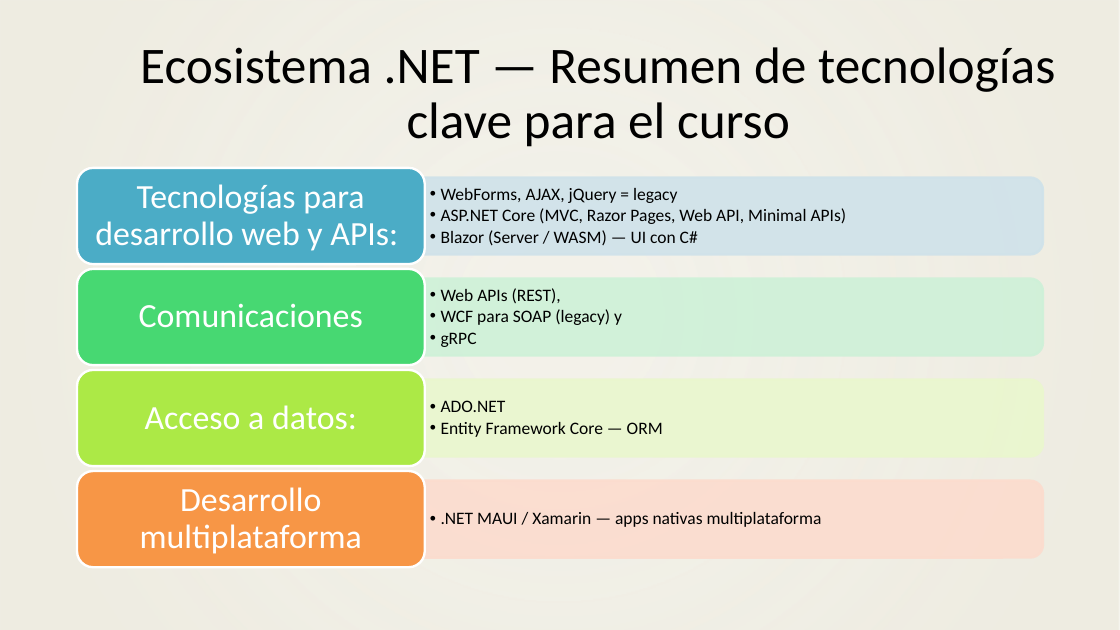
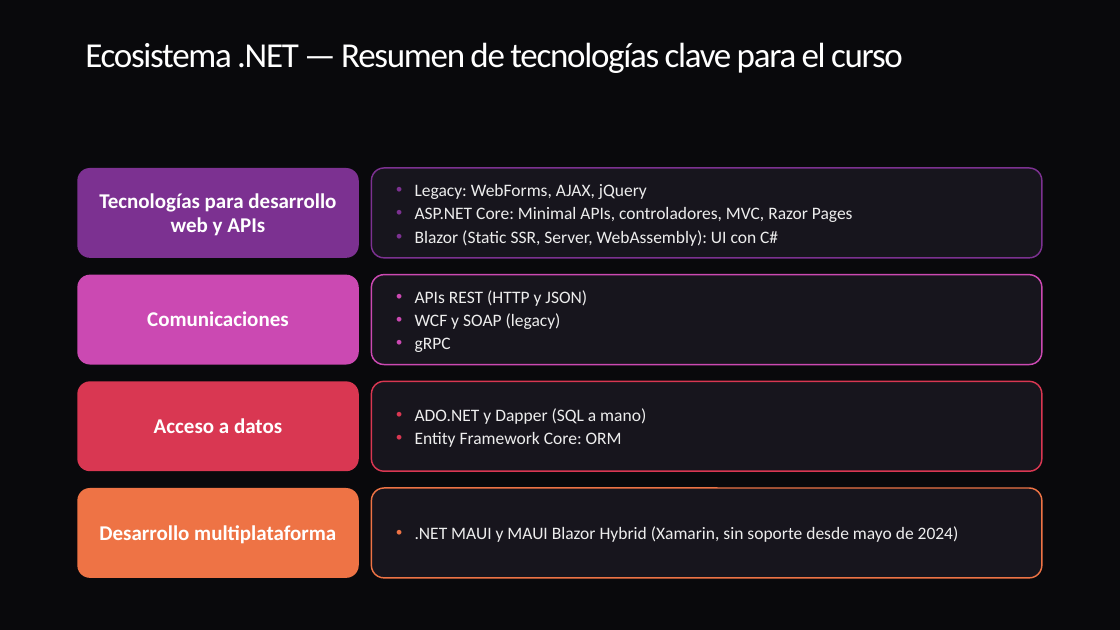
Before and after one commit to ybenzina/formacion-dotnet-junior, a slide deck: slide 9 of docs/masterclasses/masterclass-dotnet-technologies.pptx (slide 8 before the commit). Drawn at 1120x630 pixels with LibreOffice and Linux fonts; fonts in the diff are those of the drawing; background and template pictures are left out. Boxes give left, top, right and bottom in pixels: in the first picture for what was removed or moved away, otherwise in the second. Text is boxed around its words. In the diff, an @@ line names an element or a change of style, - is before the commit and + after.

```diff
--- a/docs/masterclasses/masterclass-dotnet-technologies.pptx
+++ b/docs/masterclasses/masterclass-dotnet-technologies.pptx
@@ background picture (left out) to #09090C @@
@@ rectangle removed at box(0, 0, 1120, 630) @@
@@ title "Ecosistema .NET — Resumen de ..." at box(85, 42, 903, 73): size 44 to 30 pt, text colour #000000 to #FFFFFF, letter spacing 0 to -1.1 pt; alignment centre to left; vertical alignment middle to top @@
@@ rounded rectangle "Tecnologías para desarrollo web y ...": place and size @@
-rounded rectangle "Tecnologías para desarrollo web y ..." at box(95, 184, 398, 251)
+rounded rectangle "Tecnologías para desarrollo web y ..." at box(77, 168, 359, 258)
@@ rounded rectangle "Tecnologías para desarrollo web y ..." at box(77, 168, 359, 258): fill none to #7C3191 @@
@@ rounded rectangle "Legacy: WebForms, AJAX, jQuery": place and size @@
-rounded rectangle "Legacy: WebForms, AJAX, jQuery" at box(441, 188, 847, 246)
+rounded rectangle "Legacy: WebForms, AJAX, jQuery" at box(371, 168, 1042, 258)
@@ rounded rectangle "Legacy: WebForms, AJAX, jQuery" at box(371, 168, 1042, 258): fill none to #17151D; outline none to #7C3191 1.25 pt @@
@@ text in rounded rectangle at box(99, 193, 336, 236): text changed; size 29 to 18 pt; bold on @@
-Tecnologías para desarrollo web y APIs:
+Tecnologías para desarrollo web y APIs
@@ text in rounded rectangle at box(415, 184, 853, 246): text changed; text colour #000000 to #EDEDED @@
-  • WebForms, AJAX, jQuery = legacy
-  • ASP.NET Core (MVC, Razor Pages, Web API, Minimal APIs)
-  • Blazor (Server / WASM) — UI con C#
+• Legacy: WebForms, AJAX, jQuery
+• ASP.NET Core: Minimal APIs, controladores, MVC, Razor Pages
+• Blazor (Static SSR, Server, WebAssembly): UI con C#
@@ rounded rectangle "Comunicaciones": place and size @@
-rounded rectangle "Comunicaciones" at box(139, 304, 363, 327)
+rounded rectangle "Comunicaciones" at box(77, 275, 359, 365)
@@ rounded rectangle "Comunicaciones" at box(77, 275, 359, 365): size 29 to 18 pt, bold on; line spacing 0.9 to 0.95; less space between paragraphs; fill none to #CB49B2 @@
@@ rounded rectangle "APIs REST (HTTP y JSON)": place and size @@
-rounded rectangle "APIs REST (HTTP y JSON)" at box(441, 288, 622, 347)
+rounded rectangle "APIs REST (HTTP y JSON)" at box(371, 275, 1042, 365)
@@ rounded rectangle "APIs REST (HTTP y JSON)" at box(371, 275, 1042, 365): fill none to #17151D; outline none to #CB49B2 1.25 pt @@
@@ text in rounded rectangle at box(415, 290, 587, 329): text changed; text colour #000000 to #EDEDED @@
-  • Web APIs (REST),
-  • WCF para SOAP (legacy) y
+• APIs REST (HTTP y JSON)
+• WCF y SOAP (legacy)
@@ text in rounded rectangle at box(415, 337, 451, 352): text colour #000000 to #EDEDED in "gRPC"; list level 2 to 1 in "gRPC"; line spacing 0.9 to 1 @@
@@ rounded rectangle "Acceso a datos": place and size @@
-rounded rectangle "Acceso a datos" at box(145, 405, 357, 430)
+rounded rectangle "Acceso a datos" at box(77, 381, 359, 471)
@@ rounded rectangle "Acceso a datos" at box(77, 381, 359, 471): fill none to #D93752 @@
@@ rounded rectangle "ADO.NET y Dapper (SQL a ...": place and size @@
-rounded rectangle "ADO.NET y Dapper (SQL a ..." at box(441, 400, 663, 437)
+rounded rectangle "ADO.NET y Dapper (SQL a ..." at box(371, 381, 1042, 471)
@@ rounded rectangle "ADO.NET y Dapper (SQL a ..." at box(371, 381, 1042, 471): fill none to #17151D; outline none to #D93752 1.25 pt @@
@@ text in rounded rectangle at box(154, 418, 282, 433): text changed; size 29 to 18 pt; bold on @@
-Acceso a datos:
+Acceso a datos
@@ text in rounded rectangle at box(415, 408, 646, 447): text changed; text colour #000000 to #EDEDED @@
-  • ADO.NET
-  • Entity Framework Core — ORM
+• ADO.NET y Dapper (SQL a mano)
+• Entity Framework Core: ORM
@@ group removed at box(77, 168, 1044, 568): 4 round same rects, 4 rounded rectangles, 1 text @@
-  • .NET MAUI / Xamarin — apps nativas multiplataforma
@@ rounded rectangle "Desarrollo multiplataforma": place and size @@
-rounded rectangle "Desarrollo multiplataforma" at box(140, 487, 362, 554)
+rounded rectangle "Desarrollo multiplataforma" at box(77, 488, 359, 578)
@@ rounded rectangle "Desarrollo multiplataforma" at box(77, 488, 359, 578): size 29 to 18 pt, bold on; line spacing 0.9 to 0.95; less space between paragraphs; fill none to #EE7345 @@
@@ rounded rectangle added at box(371, 488, 1042, 578), fill #17151D, outline #EE7345 1.25 pt, 15 pt, text #EDEDED @@
+• .NET MAUI y MAUI Blazor Hybrid (Xamarin, sin soporte desde mayo de 2024)
```
Also in this commit, not shown: 8 other slides changed, 36 slides added, 16 slides removed, 14 other files.
